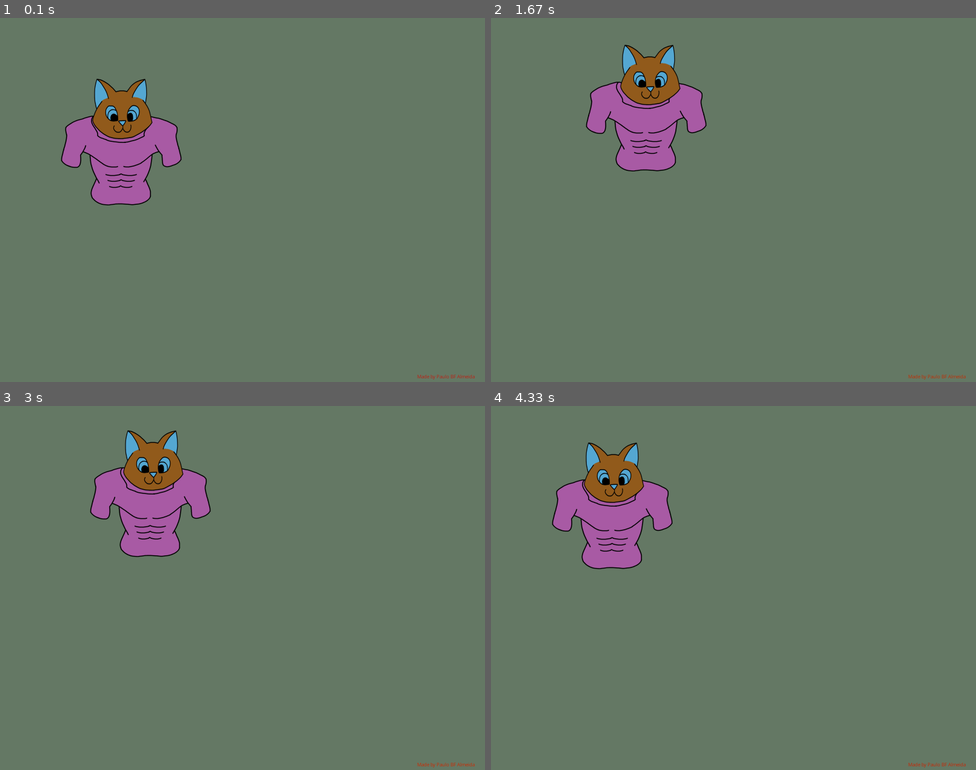
Above: before the commit, frames 1-4 (two rows, left to right).
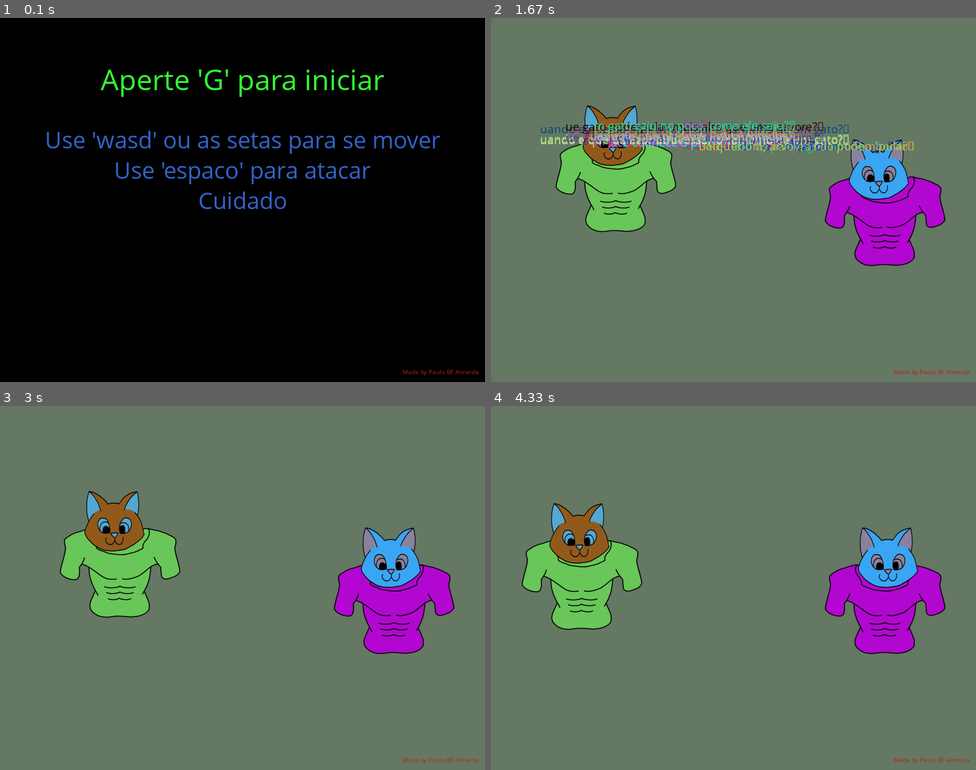
Above: after the commit, the same moments.

Repository: pauloBFalmeida/Gatoarmadura
Game: pygame game, started from main.py
Two runs of this game, one before a commit and one after it. Both use one fixed random seed, a clock stepped at 60 frames per second and the inputs below.
Inputs:
- Up to frame 1 (0.1 s): no input
- Up to frame 2 (1.67 s): tap G at 0.33 s; hold Right 0.67-1.13 s; hold Esc 1.17-1.47 s; hold W 1.17-1.47 s; hold Up from 1.5 s (still down)
- Up to frame 3 (3 s): release Up at 1.8 s; hold D 1.83-2.3 s; hold Left 2.33-2.87 s; hold Space from 2.9 s (still down); hold S from 2.9 s (still down)
- Up to frame 4 (4.33 s): release Space at 3.2 s; release S at 3.2 s; hold Down 3.23-3.53 s; hold A 3.57-3.97 s; hold Up from 4 s (still down)

The runs differ from the first frame. In frame 1, 100% of the frame differs, in the area x 0-100%, y 0-100%; in frame 2, 17%; in frame 3, 14%; in frame 4, 14%.

Commit message:
falasmeio bugadas

Diff:
--- /dev/null
+++ b/frases.txt
@@ -0,0 +1,16 @@
+Miau
+Voce tirou as palavras da minha boca
+Estou me felino otimo para a batalha
+afff
+Voce conhece a piada do gato?
+Claro que nao, gato nao pia
+Voce sabe como se chama um gato sem pernas?
+Nao importa, ele nao vira de qualquer maneira
+Que gato pode pular mais alto que uma arvore?
+Qualquer um, arvores nao podem pular
+Quando e que os gatos ficam irritados?
+Quando o dia esta quente pra cachorro
+Quando e que da azar atravessar o caminho de um gato?
+Quando você e um camundongo
+Um gato caiu no poco, como ele saiu?
+Molhado
--- a/gato.py
+++ b/gato.py
@@ -4,43 +4,57 @@
 
 class Gato():
 	def __init__(self, x, y):
-		# corpo / armadura
+		# position
 		self.x = x
 		self.y = y
-
+		self.move = False
 		# cabeca do gato
 		self.head = Manipulador((100, 100),"gato")
 		self.head_x_plus = 0
 		self.head_direction = 1
-
+		self.head_dist = randint(7,12)
+		self.head_speed = float(randint(3,7))/10
 		# armadura
 		self.armor = Manipulador((200, 150),"armadura")
+		self.conjunto_armaduras = [
+			Manipulador((200, 150),"armadura") for _ in range(5)
+		]
+		# attack
+		self.attack_ready = False
 
-	def accelerate(self, x_speed, y_speed):
-		# vertex x
-		if abs(self.x_speed) < self.max_x_speed:
-			self.x_speed += x_speed * self.acceleration
-		# vertex y
-		if abs(self.y_speed) < self.max_y_speed:
-			self.y_speed += y_speed * self.acceleration
+	def is_attack_ready(self):
+		return self.attack_ready
 
-	def head_animation(self):
-		dist = 10
-		velocidade = 0.5
-		if (abs(self.head_x_plus) > dist):
-			self.head_direction *= -1
-		self.head_x_plus += velocidade * self.head_direction
+	def set_attack_ready(self):
+		self.attack_ready = True
 
+	def attack(self, enemy):
+		pass
+
+	def  destruir_armadura(self):
+		try:
+			self.conjunto_armaduras.pop()
+		except:
+			print("sem armaduras")
+
+# update
 	def update(self):
 		self.head_animation()
 
 	def movement_update(self, x_speed, y_speed):
-		x_speed *= 2
-		y_speed *= 2
-		# update position
-		self.x += x_speed
-		self.y += y_speed
+		if self.move:
+			x_speed *= 2
+			y_speed *= 2
+			# update position
+			self.x += x_speed
+			self.y += y_speed
 
+	def head_animation(self):
+		if (abs(self.head_x_plus) > self.head_dist):
+			self.head_direction *= -1
+		self.head_x_plus += self.head_speed * self.head_direction
+
+# render
 	def render(self, window):
 		self.render_armor(window, self.y-40)
 		self.render_head(window, self.y)
@@ -52,9 +66,16 @@
 		# pygame.draw.rect(window, (0,255,0), (self.head_x-2, self.y-10-2, 4, 4))
 
 	def render_armor(self, window, y):
-		x = self.x - self.armor.size[0]/2
-		# y = y - self.armor.size[1]
-		window.blit(self.armor.image, (x,y))
+		try:
+			armor = self.conjunto_armaduras[-1]
+			x = self.x - armor.size[0]/2
+			# y = y - self.armor.size[1]
+			window.blit(armor.image, (x,y))
+		except:
+			print("sem armaduras pra render")
+		# x = self.x - self.armor.size[0]/2
+		# # y = y - self.armor.size[1]
+		# window.blit(self.armor.image, (x,y))
 
 	def render_head(self, window, y):
 		x = (self.x + self.head_x_plus) - self.head.size[0]/2
--- a/main.py
+++ b/main.py
@@ -1,5 +1,7 @@
+# coding: utf-8
 import pygame
 from random import randint
+from time import sleep
 from gato import Gato
 from text import Text
 
@@ -13,54 +15,154 @@
 		pygame.display.set_caption(title)
 		icon = pygame.image.load("imagens/gato.png")
 		pygame.display.set_icon(icon)
-		self.credits = Text(width-65,height-10, "Made by Paulo BF Almeida", 9)
+		self.credits = Text(width-10,
+							height-10,
+							"Made by Paulo BF Almeida",
+							11,
+							change=True,
+							bottomright=True)
 
 		self.clock = pygame.time.Clock()
 		self.running = True
 		self.FPS = 60
 		self.background = (100, 120, 100)
+		# frases
+		self.frases = []
+		with open('frases.txt') as file:
+			 for line in file:
+				 self.frases.append(line)
 
 	def add_sec(self):
 		self.sec += 1
 		pygame.time.set_timer(pygame.NUMEVENTS-1, 1000)		# wait 1 sec
 
+	def prepare_battle(self):
+		# create enemy
+		self.enemy = Gato(self.width-self.gato.x, self.height-self.gato.y)
+		# disable movement
+		self.gato.move = False
+		self.enemy.move = False
+		# say the lines
+		self.say_line()
+		# start fight
+		self.start_battle()
+
+	def say_line(self):
+		qtd = (len(self.frases)//2) -1				# qtd de frases
+		i = randint(0, qtd) *2						# escolho uma aleatoria
+		select = [self.frases[i], self.frases[i+1]]	# pego a pergunta, e a resp
+		x_list = [self.gato.x, self.enemy.x]
+		y_list = [self.gato.y, self.enemy.y]
+		# imprimir na tela
+		for j in range(2):
+			# posicao
+			x = x_list[j]
+			y = y_list[j] - 90
+			# escrita do lado da cabeca personagem (mais longe do canto)
+			x += -130 if x > self.width//2 else 130
+			# textbox
+			# escrever letra por letra
+			# textos = select[j].split()
+			# for texto in textos:
+			# 	y += 10
+			# 	print(texto)
+			# 	self.temporarios.append(Text(x,
+			# 								y,
+			# 								texto,
+			# 								20,
+			# 								typing=True,
+			# 								duration=10))
+			self.temporarios.append(Text(x,
+											y,
+											select[j],	# texto
+											20,
+											typing=True,
+											duration=100*2))
+
+	def start_battle(self):
+		self.gato.move = True
+		self.enemy.move = True
+
 	def start(self):
-		self.gato = Gato(200,200)
-		self.gatos = []
+		self.tempo = 0 # testes
+		self.temporarios = []
+		self.gato = Gato(150,self.height//2)
+		self.gatos = []	# teste
+		self.prepare_battle()
+
 		# for i in range(6):
 		# 	self.gatos.append(Gato(i*120, i*100))
 
 	def input(self, keys):
 		# Player Controls
-		if keys[pygame.K_a] or keys[pygame.K_LEFT]:
-			self.gato.movement_update(-1,0)
-		if keys[pygame.K_d] or keys[pygame.K_RIGHT]:
-			self.gato.movement_update(1,0)
-		if keys[pygame.K_w] or keys[pygame.K_UP]:
-			self.gato.movement_update(0,-1)
-		if keys[pygame.K_s] or keys[pygame.K_DOWN]:
-			self.gato.movement_update(0,1)
+		if keys[pygame.K_a] or keys[pygame.K_LEFT]:		# move left
+			if self.gato.x > 0:
+				self.gato.movement_update(-1,0)
+		if keys[pygame.K_d] or keys[pygame.K_RIGHT]:	# move right
+			if self.gato.x < self.width:
+				self.gato.movement_update(1,0)
+		if keys[pygame.K_w] or keys[pygame.K_UP]:		# move up
+			if self.gato.y > 0:
+				self.gato.movement_update(0,-1)
+		if keys[pygame.K_s] or keys[pygame.K_DOWN]:		# move down
+			if self.gato.y < self.height:
+				self.gato.movement_update(0,1)
+		if keys[pygame.K_SPACE] and self.gato.is_attack_ready():	# attack
+			self.gato.attack(self.enemy)
 		if keys[pygame.K_ESCAPE]:
-			self.game_running = False
+			# self.running = False
+			self.say_line()
 
 	def logic(self):
+		self.enemy.update()
 		self.gato.update()
 		self.credits.update()
 		for g in self.gatos:
 			g.update()
+		for t in self.temporarios:
+			t.update()
 
 	def render(self, window):
 		window.fill(self.background)		# background
+		self.enemy.render(window)
 		self.gato.render(window)
-		self.credits.render(window)
 		for g in self.gatos:
 			g.render(window)
+		for t in self.temporarios:
+			t.render(window)
+		self.credits.render(window)			# credits
 		pygame.display.update()				# update screen
+
+	def wait_to_start(self):
+		window = self.win
+		x = self.width//2
+		cor = (50,100,200)
+		# titulo
+		Text(x,100,"Aperte 'G' para iniciar",50,color=(50,250,50)).render(window)
+		# textos
+		textos = ["Use 'wasd' ou as setas para se mover",
+				"Use 'espaco' para atacar",
+				"Cuidado"]
+		for i in range(3):
+			Text(x,200+i*50,textos[i],40,color=cor).render(window)
+		# creditos
+		self.credits.render(window)
+		pygame.display.update()
+		# wait to player press 'g'
+		while True:
+			event = pygame.event.wait()
+			if event.type == pygame.QUIT:	# kill screen
+				self.running = False
+				break
+			if event.type == pygame.KEYDOWN:
+				if event.key == pygame.K_g:	# start game
+					break
 
 def main():
 	game = Gatinhos(800, 600, "Gatinhos")
-	game.start()					# start game
-	# game.running = False
+	game.wait_to_start()		# wait to player press 'g'
+	game.start()				# start game
+
 	while game.running:
 		game.clock.tick(game.FPS)
 
--- /dev/null
+++ b/piton.py
@@ -0,0 +1,15 @@
+def algo(a, **kwargs):
+	# b = kwargs.get('b')
+    # c = kwargs.get('c')
+	print(a)
+	for k in kwargs.items():
+		if k[0] == 'b':
+			print('finalmente'+str(k[1]))
+		print(k)
+	# for key, value in kwargs.items():
+	# 	print("The value of {} is {}".format(key, value))
+
+algo(10)
+algo(10, b=5)
+algo(10, c=12)
+algo(10, b=2,c=3)
--- a/python-pygame-template-master/main.py
+++ /dev/null
@@ -1,47 +0,0 @@
-import pygame
-pygame.init()
-
-
-class PygameTemplate:
-	def __init__(self, width, height, title):
-		self.width = width
-		self.height = height
-		self.win = pygame.display.set_mode((width, height))
-		pygame.display.set_caption(title)
-
-		self.clock = pygame.time.Clock()
-		self.running = True
-		self.FPS = 60
-		self.background = (0, 0, 0)
-
-	def start(self):
-		pass
-
-	def logic(self):
-		pass
-
-	def render(self, window):
-		self.win.fill(self.background)
-
-		pygame.display.update()
-
-
-def main():
-	game = PygameTemplate(1024, 720, "PygameTemplate")
-	game.start()
-
-	while game.running:
-		game.clock.tick(game.FPS)
-
-		for event in pygame.event.get():
-			if event.type == pygame.QUIT:
-				game.running = False
-
-		game.logic()
-		game.render(game.win)
-
-
-if __name__ == "__main__":
-	main()
-	pygame.quit()
-	quit()
--- a/text.py
+++ b/text.py
@@ -2,26 +2,91 @@
 from random import randint
 
 class Text():
-	def __init__(self, x, y, text, size):
+	def __init__(self, x, y, text, size, **kwargs):
 		self.x = x
 		self.y = y
 		self.text = text
 		self.size = size
+		# changes
 		self.color = (randint(0,255), randint(0,255), randint(0,255))
+		self.duration = -1			# last forever
+		self.change = False			# not change color
+		self.xytopleft = False		# start in the middle of text box
+		self.xybottomright = False	# start in the middle of text box
+		self.font_name = "comic sans ms"
+		self.typing = False
+		# kwargs
+		for kwarg in kwargs.items():
+			if kwarg[0] == 'duration':		# change the duration of temporaries
+				self.duration = kwarg[1]
+			elif kwarg[0] == 'color':		# change the start color
+				self.color = kwarg[1]
+			elif kwarg[0] == 'change':		# bool for changing the color over time
+				self.change = kwarg[1]
+			elif kwarg[0] == 'topleft':		# bool for start xy as top left
+				self.xytopleft = kwarg[1]
+			elif kwarg[0] == 'bottomright':	# bool for start xy as bottom right
+				self.xybottomright = kwarg[1]
+			elif kwarg[0] == 'font':		# change font
+				self.font_name = kwarg[1]
+			elif kwarg[0] == 'typing':		# type each letter
+				self.typing = kwarg[1]
+				self.original_text = text				# original text
+				self.text = ""
+				self.max_time_typing = 30
+				self.time_typing = 0
+		# generate textbox
+		self.create_texbox()
+
+	def create_texbox(self):
+		self.font = pygame.font.SysFont(self.font_name, self.size)
+		self.textbox = self.font.render(self.text, True, self.color)
+		self.width = self.textbox.get_width()
+		self.height = self.textbox.get_height()
+
+	def duration_ended(self):
+		return self.duration == 0
 
 	def new_color(self):
-		self.color = (randint(0,255), randint(0,255), randint(0,255))
+		self.color = (randint(50,255), randint(50,255), randint(50,255))
+
+	def change_text(self, new_text):
+		self.text = new_text
+		self.create_texbox()
 
 	def update(self):
-		r = 3	# range
-		new_c = list(self.color)
-		i = randint(0,2)
-		new_c[i] = (new_c[i] + randint(-r,r)) % 255
-		self.color = (new_c[0], new_c[1], new_c[2])
+		# change  color
+		if self.change:
+			r = 3	# range of change rgb
+			new_c = list(self.color)
+			i = randint(0,2)	# chooses between r,g,b
+			new_c[i] = (new_c[i] + randint(-r,r)) % 255
+			self.color = (new_c[0], new_c[1], new_c[2])
+		# type a letter
+		if self.typing:
+			if self.time_typing == 0:
+				self.time_typing += self.max_time_typing
+				# add a letter
+				qtd = len(self.text) +1		# n letters used until now
+				self.change_text(self.original_text[qtd:])
+				# end of text
+				if qtd >= len(self.original_text):
+					self.duration = 0
+					self.typing = False
+			else:
+				self.time_typing -= 1
+		# decrease duration
+		if self.duration > 0:
+			self.duration -= 1
 
 	def render(self, window):
-		font = pygame.font.SysFont("comic sans ms", self.size)
-		textbox = font.render(self.text, True, self.color)
-		x = self.x - textbox.get_width()//2
-		y = self.y - textbox.get_height()//2
-		window.blit(textbox, (x,y))
+		if self.xytopleft:			# x,y top left
+			x = self.x
+			y = self.y
+		elif self.xybottomright:	# x,y bottom right
+			x = self.x - self.width
+			y = self.y - self.height
+		else:						# x,y center
+			x = self.x - self.width//2
+			y = self.y - self.height//2
+		window.blit(self.textbox, (x,y))
Not shown, removed: python-pygame-template-master/README.md
Not shown, removed: python-pygame-template-master/.gitignore
